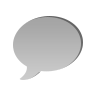
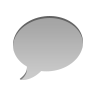
Layer changes from the first 96x96 image to the second:
pixels changed over box(13, 17, 83, 80) (layer not identified)
